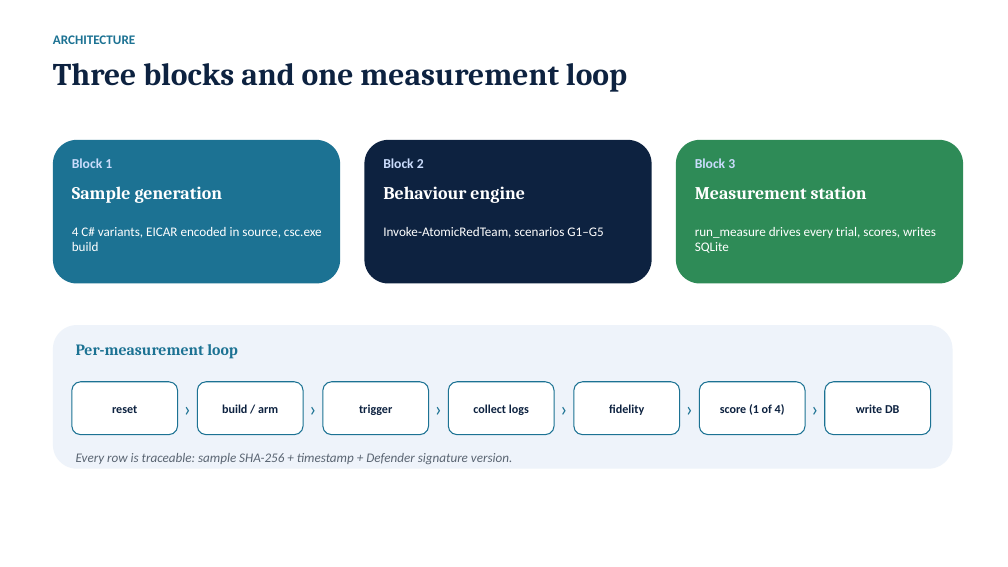
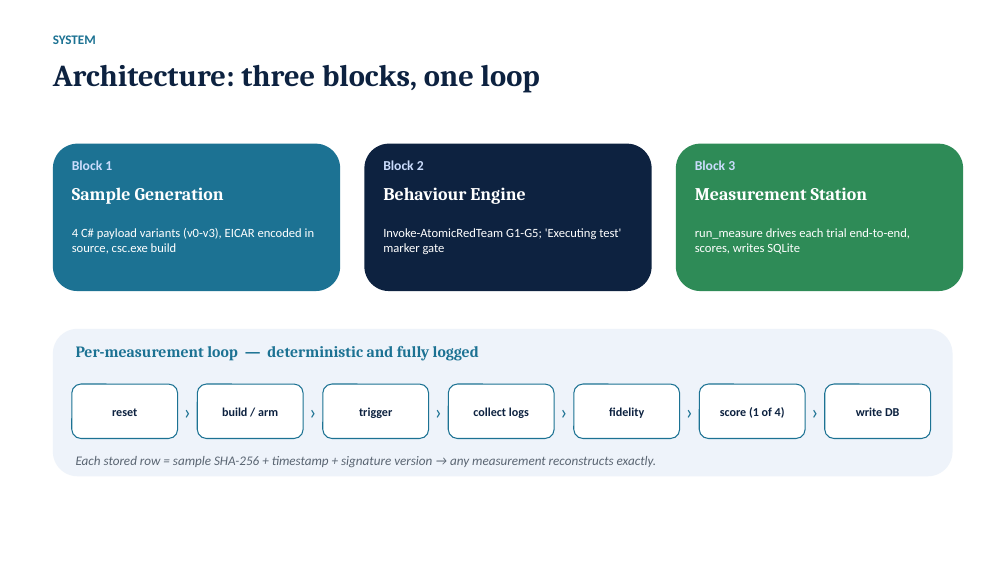
Before and after one commit to TonykRev/KTLT-Defender, a slide deck: slide 9 of report/KTLD_Slides.pptx (slide 5 before the commit). Drawn at 1008x567 pixels with LibreOffice and Linux fonts; fonts in the diff are those of the drawing. Boxes give left, top, right and bottom in pixels: in the first picture for what was removed or moved away, otherwise in the second. Text is boxed around its words. In the diff, an @@ line names an element or a change of style, - is before the commit and + after.

```diff
--- a/report/KTLD_Slides.pptx
+++ b/report/KTLD_Slides.pptx
@@ text at [53, 35, 96, 44]: text changed @@
-ARCHITECTURE
+SYSTEM
@@ text at [53, 65, 540, 93]: text changed; size 30 to 29 pt @@
-Three blocks and one measurement loop
+Architecture: three blocks, one loop
@@ 4 rounded rectangles: place and size @@
-4 rounded rectangles at [53, 140, 963, 469]
+4 rounded rectangles at [53, 144, 963, 476]
@@ text at [72, 187, 224, 204]: text changed @@
-Sample generation
+Sample Generation
@@ text at [383, 187, 525, 204]: text changed @@
-Behaviour engine
+Behaviour Engine
@@ text at [695, 187, 868, 200]: text changed @@
-Measurement station
+Measurement Station
@@ text at [72, 228, 314, 253]: text changed; size 12.5 to 12 pt @@
-4 C# variants, EICAR encoded in source, csc.exe build
+4 C# payload variants (v0-v3), EICAR encoded in source, csc.exe build
@@ text at [383, 228, 621, 254]: text changed; size 12.5 to 12 pt @@
-Invoke-AtomicRedTeam, scenarios G1–G5
+Invoke-AtomicRedTeam G1-G5; 'Executing test' marker gate
@@ text at [695, 228, 910, 254]: text changed; size 12.5 to 12 pt @@
-run_measure drives every trial, scores, writes SQLite
+run_measure drives each trial end-to-end, scores, writes SQLite
@@ text at [76, 346, 479, 361]: text changed @@
-Per-measurement loop
+Per-measurement loop — deterministic and fully logged
@@ 7 rounded rectangles, 6 texts: place and size @@
-7 rounded rectangles, 6 texts at [72, 382, 931, 435]
+7 rounded rectangles, 6 texts at [72, 384, 931, 439]
@@ text at [76, 456, 656, 467]: text changed @@
-Every row is traceable: sample SHA-256 + timestamp + Defender signature version.
+Each stored row = sample SHA-256 + timestamp + signature version → any measurement reconstructs exactly.
```
Also in this commit, not shown: 6 other slides changed, 18 slides added, 7 slides removed, 2 other files.
